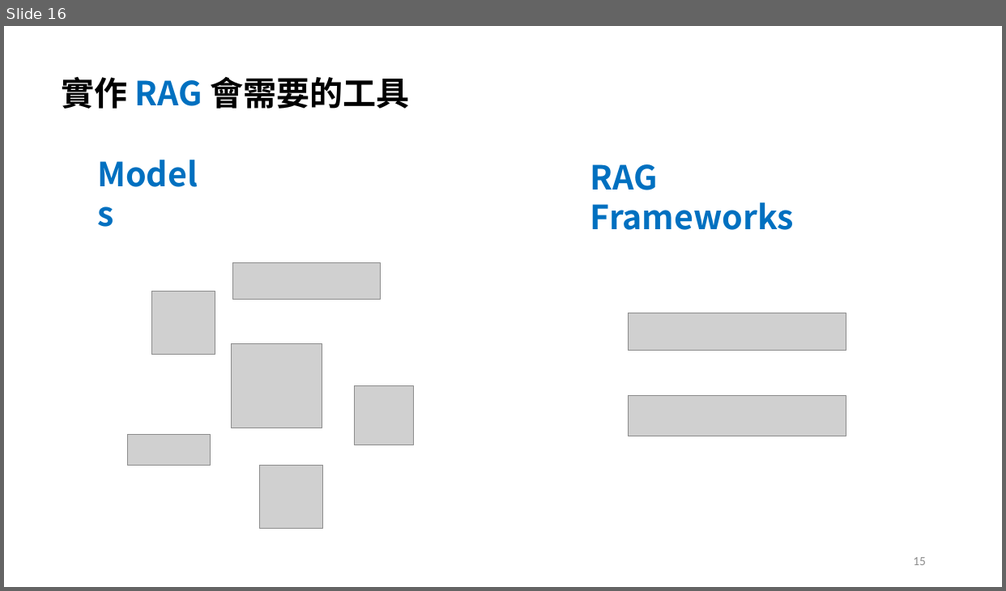
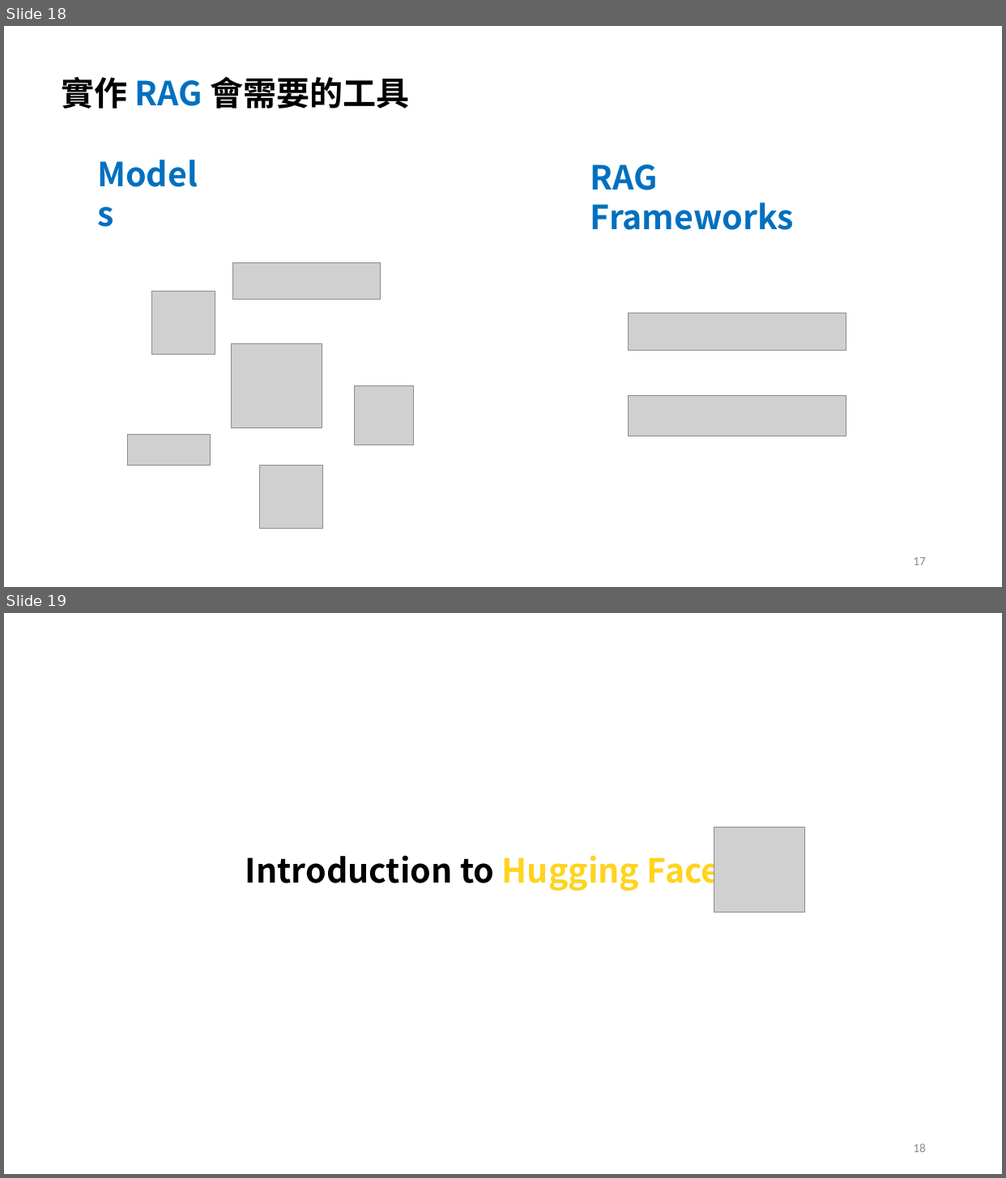
Before and after one commit to cathayins/llama_club, a slide deck: R1/R1.pptx. Shown one above the other, each under a label of ours: slide 16 before the commit, slides 18 and 19 after it. The pictures are 1006x591 and 1006x1178 pixels, drawn with LibreOffice and Linux fonts; fonts in the diff are those of the drawing; grey boxes stand for pictures. Boxes give left, top, right and bottom in pixels: in the first picture for what was removed or moved away, otherwise in the second. Text is boxed around its words. In the diff, an @@ line names an element or a change of style, - is before the commit and + after.

```diff
--- a/R1/R1.pptx
+++ b/R1/R1.pptx
@@ slide 19 added at bbox=[4, 613, 1002, 1174], background #FFFFFF @@
@@ picture added at bbox=[714, 828, 805, 913] @@
@@ text added at bbox=[245, 848, 721, 891], 32 pt, text #000000, bold @@
+Introduction to Hugging Face
@@ page number added at bbox=[913, 1144, 926, 1152], 12 pt, text #8C8C8C @@
+18
@@ what was slide 16 is now slide 18 @@
@@ page number at bbox=[913, 557, 926, 565]: text changed @@
-15
+17
```
Also in this commit, not shown: 7 slides changed, 2 other slides added.
